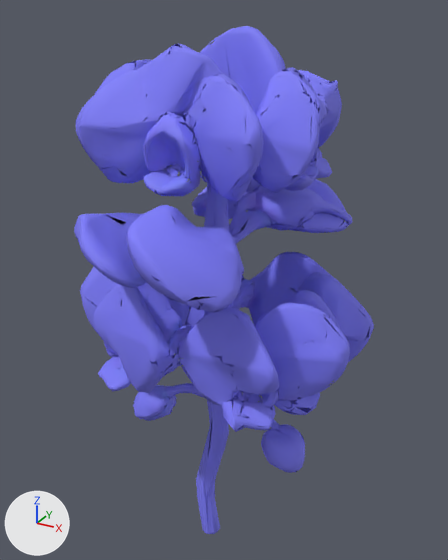
Renders of the glTF model assets/models/pink_orchid.glb from each side of a commit.
The view is the same before and after, from a camera (50 mm lens) standing at (0.92, -1.617, 1.907) and looking at (-0.01, 0.074, 1.061). Arrows for +X, +Y and +Z are at lower left; the lights stay in place. The picture after the commit comes second. Where no turn or scale is listed for an object, it has been applied to the vertices. Vertices at exactly the same position are counted once.

Names of what the first picture shows: 'model'.
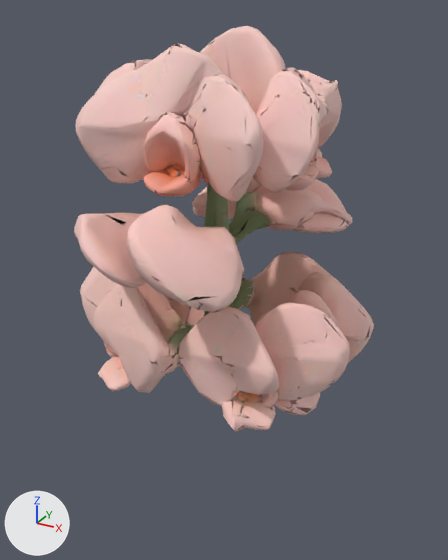
What differs and where, as boxes (x1, y1, x2, y2) in the pictures (448 x 560 px; the box of a moved part takes in the faces that stretch with it):
'model', surface changed, reshaped (blue to pink, 20% shorter): before (74, 26, 374, 534); after (74, 26, 374, 432)
part 1 of me_mesh_0, moved or reshaped: before (98, 64, 373, 534); after (98, 67, 373, 427)

Edits to the bpy script that builds the scene:
```text
Change img_image_1:
    img_image_1: load_image('Image_1', '_unpacked/Image_1', 512, 512, 'sRGB') -> load_image('Image_1', '_unpacked/Image_1', 512, 512, 'Non-Color')
Add img_image_0:
    img_image_0 = load_image('Image_0', '_unpacked/Image_0', 512, 512, 'sRGB')
Change mat_model:
    where n2 = _N.new('ShaderNodeTexImage'); n2.name = 'Image Texture'
    n2.image: img_image_1 -> img_image_0
    where n4 = _N.new('ShaderNodeTexImage'); n4.name = 'Image Texture.001'
    n4.image: img_image_2 -> img_image_1
Change me_mesh_0:
    used by ob_model
    remove me_mesh_0.from_pydata(...)  # 24769 vertices, 30860 faces; spans x -0.5..0.5, y -0.47..0.5, z 0.0..1.86
    add me_mesh_0.from_pydata(...)  # 23775 vertices, 29357 faces; spans x -0.5..0.5, y -0.47..0.5, z 0.65..1.86
    me_mesh_0 part 1: 994 vertices moved within x -0.43..0.5, y -0.47..0.49, z 0.76..1.79; 988 vertices removed from x -0.34..0.35, y -0.08..0.06, z 0.0..0.73
    other edits to the shape of me_mesh_0 do not show in these pictures
```
